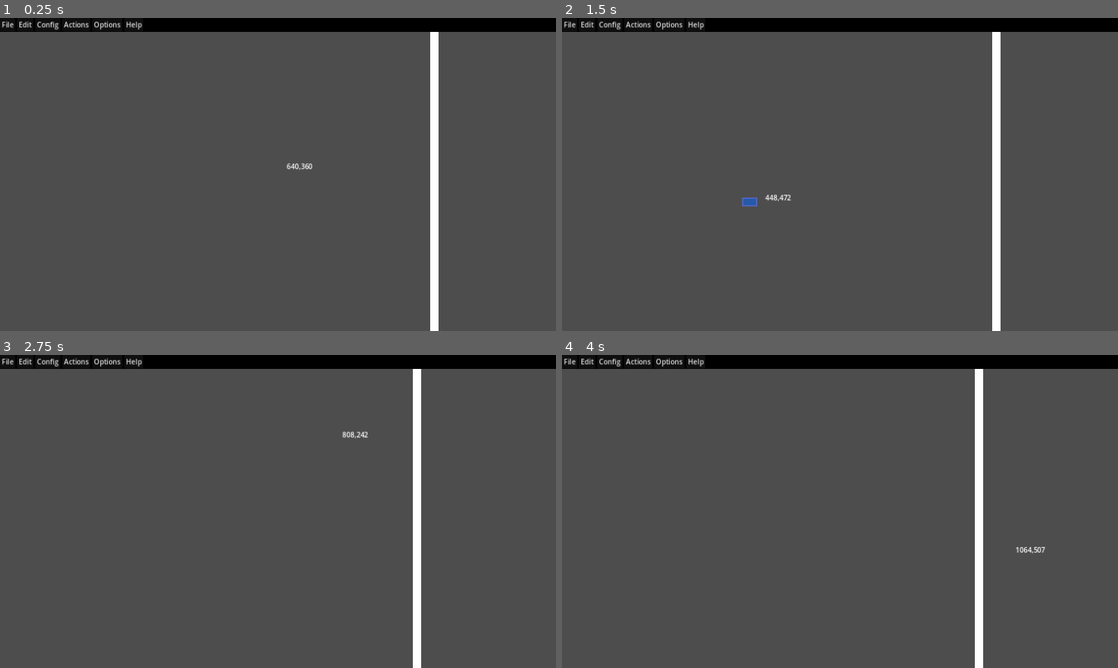
Above: before the commit, frames 1-4 (two rows, left to right).
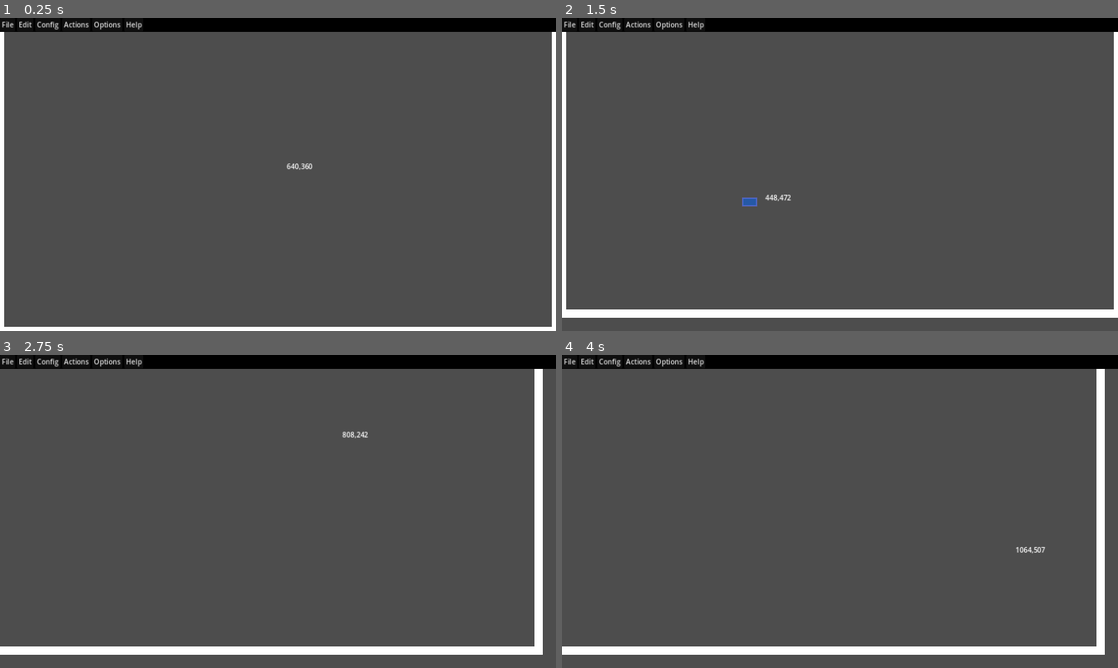
Above: after the commit, the same moments.

Repository: ryanabx/tabletop-engine
Game: Godot game, scene res://src/scenes/screens/tabletop.tscn
Same seed, same stepped clock (60 frames per second), same inputs: the game is played once before the commit and once after it. The engine's default icon, where the game draws it, is replaced by a stand-in: a white triangle on a blue panel in a dark square.
Inputs (mouse positions are in pixels of both pictures, inside the frame that each line leads up to):
- Up to frame 1 (0.25 s): no input
- Up to frame 2 (1.5 s): tap Enter (end_group_select) at 0.5 s; move the mouse to (962, 158) at 0.52 s; hold Enter (end_group_select) 0.53-1.25 s; tap S (camera_down) at 0.6 s; click (962, 158) at 0.67 s; tap Space at 1.25 s; drag from (728, 190) to (812, 237) at 1.27 s
- Up to frame 3 (2.75 s): move the mouse to (333, 442) at 2.02 s; hold Enter (end_group_select) from 2.03 s (still down); tap D (camera_right) at 2.1 s
- Up to frame 4 (4 s): release Enter (end_group_select) at 2.75 s; drag from (812, 574) to (673, 464) at 2.77 s; move the mouse to (1006, 558) at 3.52 s; tap Middle mouse button (free_cam) at 3.6 s

The runs differ from the first frame. In frame 1, 4.1% of the frame differs, in the area x 0-100%, y 4-100%; in frame 2, 5.3%; in frame 3, 5.3%; in frame 4, 5.3%.
Error before the commit: Invalid access to property or key 'name' on a base object of type 'Dictionary'. (res://src/scripts/screens/tabletop.gd:73)

Commit message:
Loading configs

Diff:
--- /dev/null
+++ b/src/scenes/dialogs/load_config_dialog.tscn
@@ -0,0 +1,13 @@
+[gd_scene load_steps=2 format=3 uid="uid://c288phnhk4720"]
+
+[ext_resource type="Script" path="res://src/scripts/dialogs/load_config_dialog.gd" id="1_s6pm3"]
+
+[node name="LoadConfigDialog" type="FileDialog"]
+title = "Open a Directory"
+initial_position = 2
+size = Vector2i(640, 320)
+ok_button_text = "Select Current Folder"
+dialog_text = "Select a folder to open config files from:"
+file_mode = 2
+access = 2
+script = ExtResource("1_s6pm3")
--- a/src/scenes/screens/tabletop.tscn
+++ b/src/scenes/screens/tabletop.tscn
@@ -6,6 +6,7 @@
 [ext_resource type="PackedScene" uid="uid://ma7a666pl2us" path="res://src/scenes/ui/user_interface.tscn" id="4_7raef"]
 [ext_resource type="PackedScene" uid="uid://3uwharyjlmsp" path="res://src/scenes/ui/right_click_menu.tscn" id="5_4v42b"]
 [ext_resource type="Script" path="res://src/scripts/screens/camera_controller.gd" id="5_rko6e"]
+[ext_resource type="PackedScene" uid="uid://c288phnhk4720" path="res://src/scenes/dialogs/load_config_dialog.tscn" id="7_ml236"]
 
 [node name="Tabletop" type="Node"]
 script = ExtResource("1_cv5do")
@@ -37,3 +38,5 @@
 z_index = -1000
 
 [node name="RightClickMenu" parent="." instance=ExtResource("5_4v42b")]
+
+[node name="LoadConfigDialog" parent="." instance=ExtResource("7_ml236")]
--- /dev/null
+++ b/src/scripts/dialogs/load_config_dialog.gd
@@ -0,0 +1,12 @@
+extends FileDialog
+
+
+func _ready() -> void:
+    SignalManager.create_load_config_dialog.connect(_on_create_load_config)
+    dir_selected.connect(_on_directory_decided)
+
+func _on_create_load_config() -> void:
+    popup()
+
+func _on_directory_decided(dir: String) -> void:
+    SignalManager.config_folder_opened.emit(dir)
--- a/src/scripts/game_objects/game_board.gd
+++ b/src/scripts/game_objects/game_board.gd
@@ -18,11 +18,24 @@
 var group_selection_mode: bool = false
 var group_selection_down: bool = false
 
-var border: Rect2 = Rect2(-1000, -1000, 2000, 2000)
+var border: Rect2 = Rect2(0, 0, 1280, 720)
 
 @onready var front_layer: Node2D = $/root/Tabletop/Highlights
 
 @onready var game_object_manager: Node2D = $GameObjectManager
+
+func reset_board() -> void:
+	for item in game_object_manager.get_children():
+		item.queue_free()
+
+	group_selection_down = false
+	group_selection_mode = false
+	border = Rect2(0, 0, 1280, 720)
+	selection_box = Rect2(0.0, 0.0, 0.0, 0.0)
+	selected_objects = []
+	_current_stackable_item = null
+	game_menu_open = false
+	is_selecting = false
 
 func _ready() -> void:
 	Utils.enhanced_inputs.connect(process_input)
@@ -349,7 +362,6 @@
 func create_right_click_menu_obj(object: GameObject):
 	print("Generate right click menu obj")
 	SignalManager.game_menu_create.emit(RightClickMenu.TYPE.GAME_OBJECT, [object])
-	object.right_click()
 
 func create_right_click_menu_stack(collection: GameCollection):
 	print("Generate right click menu stack")
--- a/src/scripts/game_objects/game_object.gd
+++ b/src/scripts/game_objects/game_object.gd
@@ -6,7 +6,6 @@
 enum STATE {
 	IDLE,
 	SELECTED,
-	RIGHT_CLICK,
 	LOCKED
 }
 
@@ -110,20 +109,6 @@
 		_:
 			print("Attempted transition from ", state_to_string(get_state()), " to idle failed (deselect).")
 
-func right_click() -> void:
-	match get_state():
-		STATE.IDLE:
-			set_state(STATE.RIGHT_CLICK)
-		_:
-			print("Attempted transition from ", state_to_string(get_state()), " to right click failed (right click).")
-
-func revert_right_click() -> void:
-	match get_state():
-		STATE.RIGHT_CLICK:
-			set_state(STATE.IDLE)
-		_:
-			print("Attempted transition from ", state_to_string(get_state()), " to idle failed (revert right click).")
-
 func put_in_collection(coll: GameCollection) -> void:
 	match get_state():
 		STATE.SELECTED:
@@ -149,8 +134,6 @@
 			return "idle"
 		STATE.SELECTED:
 			return "selected"
-		STATE.RIGHT_CLICK:
-			return "right click"
 		STATE.LOCKED:
 			return "locked"
 		_:
--- a/src/scripts/screens/camera_controller.gd
+++ b/src/scripts/screens/camera_controller.gd
@@ -23,6 +23,8 @@
 
 func update_bg_scale() -> void:
 	var texture = game_bg.get_texture()
+	if texture == null:
+		return
 	var _sc: Vector2 = Vector2(get_viewport().get_size().x / texture.get_size().x, get_viewport().get_size().y / texture.get_size().y)
 	game_bg.scale = _sc / camera.zoom
 	game_bg.position = camera.position
--- a/src/scripts/screens/tabletop.gd
+++ b/src/scripts/screens/tabletop.gd
@@ -18,6 +18,15 @@
 var _game_object_scene = preload("res://src/scenes/game_objects/game_object.tscn")
 var _stack_scene = preload("res://src/scenes/game_objects/stack.tscn")
 
+func reset_tabletop() -> void:
+	game_board.reset_board()
+	_name = ""
+	# TODO: Continue implementing this
+
+func _on_config_folder_loaded(folder: String) -> void:
+	reset_tabletop()
+	load_game_from_folder(folder)
+
 func get_camera_controller() -> Node2D:
 	return camera_controller
 
@@ -28,11 +37,9 @@
 	return game_board
 
 func _ready() -> void:
-	# Test code
+	SignalManager.config_folder_opened.connect(_on_config_folder_loaded)
 	Globals.set_player_id(1)
-	var filename: String = "C:/Users/ryanb/source/repos/open-boardgame-framework/data/reference_games/UNO/"
-	load_game_from_folder(filename)
-	pass
+
 
 func _set_game_name(_n: String) -> void:
 	_name = _n
@@ -51,11 +58,11 @@
 		return {}
 
 func load_game_from_folder(folder_name: String) -> void:
-	var conf = load_json_from_file(folder_name + FNAME_CONF)
-	var objects = load_json_from_file(folder_name + FNAME_OBJECTS)
-	var player = load_json_from_file(folder_name + FNAME_PLAYER)
-	var board = load_json_from_file(folder_name + FNAME_BOARD)
-	var actions = load_json_from_file(folder_name + FNAME_ACTIONS)
+	var conf = load_json_from_file(folder_name + "/" + FNAME_CONF)
+	var objects = load_json_from_file(folder_name + "/" + FNAME_OBJECTS)
+	var player = load_json_from_file(folder_name + "/" + FNAME_PLAYER)
+	var board = load_json_from_file(folder_name + "/" + FNAME_BOARD)
+	var actions = load_json_from_file(folder_name + "/" + FNAME_ACTIONS)
 	load_game(conf, objects, player, board, actions)
 
 
--- a/src/scripts/singletons/signal_manager.gd
+++ b/src/scripts/singletons/signal_manager.gd
@@ -9,3 +9,9 @@
 signal move_items_to_back(objects: Array)
 signal shuffle_items(objects: Array)
 signal convert_to_stack(objects: Array)
+
+# Create Dialogs
+signal create_load_config_dialog()
+
+# File Dialogs
+signal config_folder_opened(folder: String)
--- a/src/scripts/ui/menu_bar.gd
+++ b/src/scripts/ui/menu_bar.gd
@@ -39,12 +39,7 @@
 		0: toggle_fullscreen()
 
 func load_config() -> void:
-	print("Loading config dialog")
-	var fd = FileDialog.new()
-	add_child(fd)
-	fd.popup_window = true
-	fd.popup()
-	fd.grab_focus()
+	SignalManager.create_load_config_dialog.emit()
 
 func toggle_fullscreen() -> void:
 	options.set_item_checked(0, not options.is_item_checked(0))
Not shown: 1 places in src/scenes/screens/tabletop.tscn that only renumber resources
